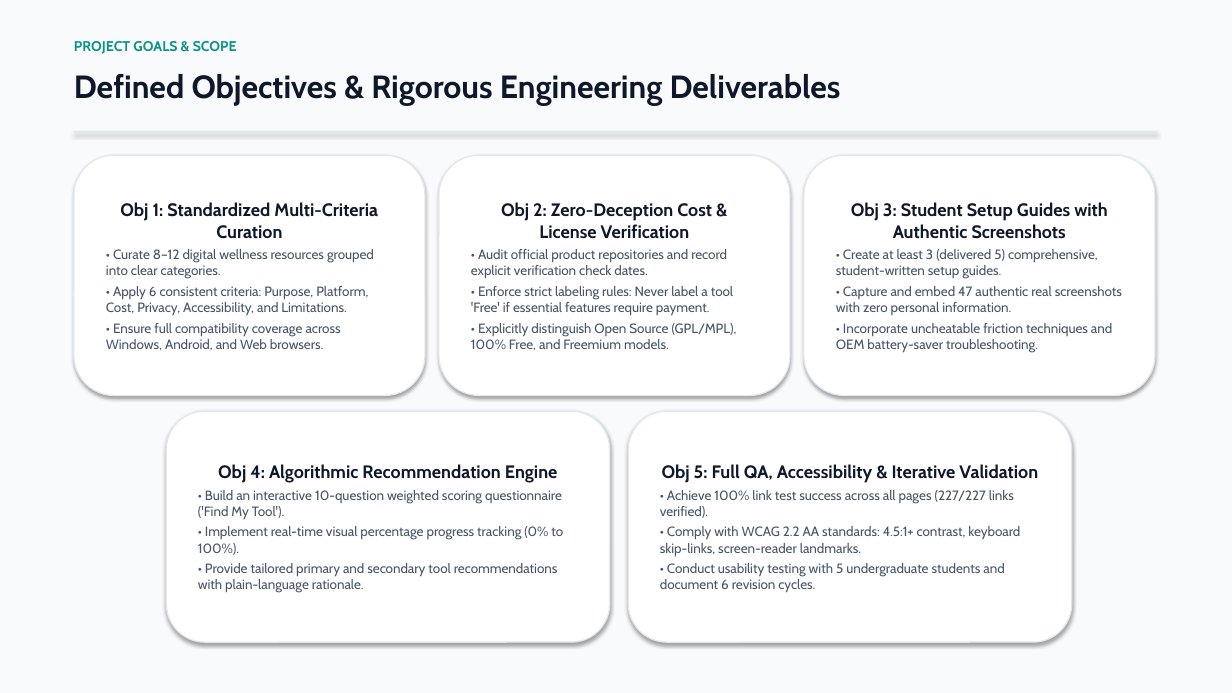
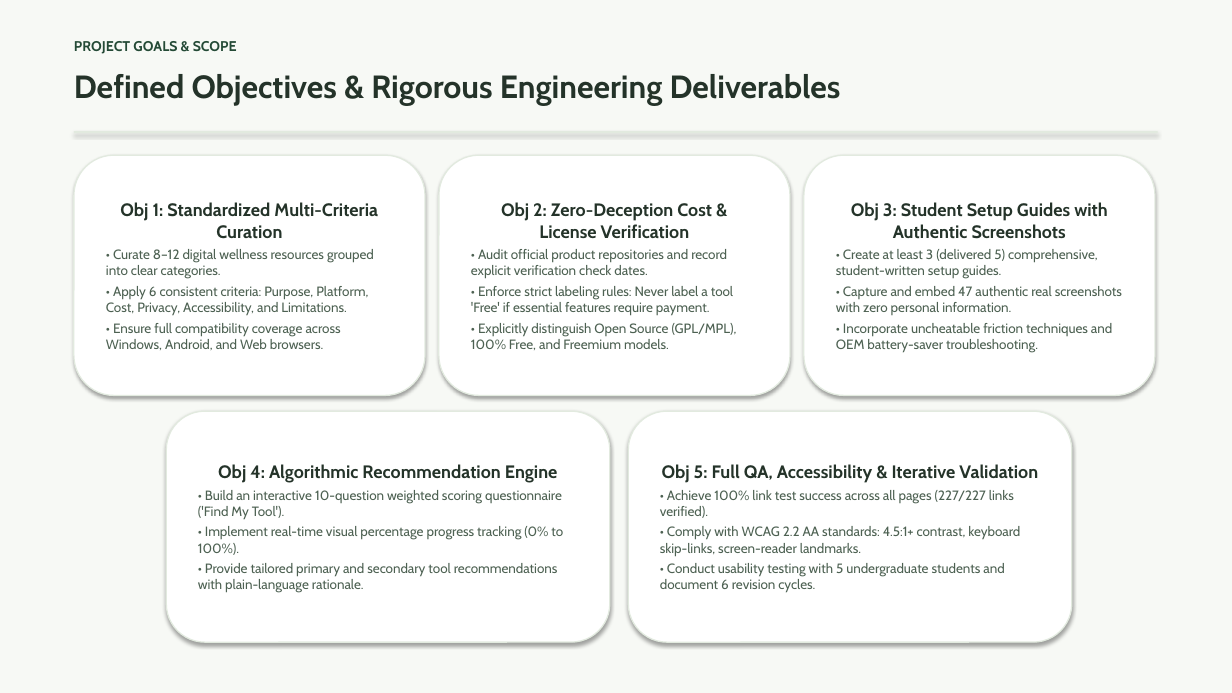
Before and after one commit to ruler1666/DWproject, a slide deck: slide 4 of ReflectHub_Executive_Presentation.pptx. Drawn at 1232x693 pixels with LibreOffice and Linux fonts; fonts in the diff are those of the drawing. Boxes give left, top, right and bottom in pixels: in the first picture for what was removed or moved away, otherwise in the second. Text is boxed around its words. In the diff, an @@ line names an element or a change of style, - is before the commit and + after.

Commit message:
feat(ui): redesign website with Sage Green, Cream, and Forest Green color palette
- Applied user-recommended organic digital wellness palette:
  * Main background: #F7F9F5 (Cream / Warm Off-White)
  * Primary buttons: #244A36 (Deep Forest Green)
  * Secondary elements: #6B8F71 (Earthy Sage Green)
  * Cards: #FFFFFF (Pure Crisp White)
  * Highlight sections: #EAF1E8 (Soft Sage Tint)
  * Main text: #243329 (Deep Charcoal Green, WCAG AAA 12.8:1)
  * Accent: #D6A85F (Warm Golden Sand / Honey Accent)
- Replaced bright multi-colored neon gradients (#7c3aed, #2563eb, #0284c7) with solid tones and serene sage/forest/gold accents
- Calmed shadows to soft, organic slate rgba(36, 51, 41, 0.06)
- Re-captured real website screenshots with the new design system
- Rebuilt both university evaluation PowerPoint decks with updated colors and screenshots

```diff
--- a/ReflectHub_Executive_Presentation.pptx
+++ b/ReflectHub_Executive_Presentation.pptx
@@ rectangle at (0,0,1232,693): fill #F8FAFC to #F7F9F5 @@
@@ text "PROJECT GOALS & SCOPE" at (74,41,237,54): text colour #0D9488 to #244A36 @@
@@ text "Defined Objectives & Rigorous Engineering ..." at (74,74,841,106): text colour #0F172A to #243329 @@
@@ rectangle at (74,131,1158,133): fill #E2E8F0 to #E2EADF @@
@@ rounded rectangle "Obj 1: Standardized Multi-Criteria Curation" at (74,155,425,396): text colour #0F172A to #243329 in "Obj 1: Standardized Multi-Criteria Curation"; text colour #475569 to #4D6152 in "• Curate 8–12 digital wellness resources grouped ...", "• Apply 6 consistent criteria: Purpose, Platform, ...", "• Ensure full compatibility coverage across Windows, ..."; outline #E2E8F0 1 pt to #E2EADF 1 pt @@
@@ rounded rectangle "Obj 2: Zero-Deception Cost & ..." at (439,155,790,396): text colour #0F172A to #243329 in "Obj 2: Zero-Deception Cost & License Verification"; text colour #475569 to #4D6152 in "• Audit official product repositories and record ...", "• Enforce strict labeling rules: Never label ...", "• Explicitly distinguish Open Source (GPL/MPL), 100% ..."; outline #E2E8F0 1 pt to #E2EADF 1 pt @@
@@ rounded rectangle "Obj 3: Student Setup Guides ..." at (804,155,1155,396): text colour #0F172A to #243329 in "Obj 3: Student Setup Guides with Authentic ..."; text colour #475569 to #4D6152 in "• Create at least 3 (delivered 5) ...", "• Capture and embed 47 authentic real ...", "• Incorporate uncheatable friction techniques and OEM ..."; outline #E2E8F0 1 pt to #E2EADF 1 pt @@
@@ rounded rectangle "Obj 4: Algorithmic Recommendation Engine" at (166,411,610,642): text colour #0F172A to #243329 in "Obj 4: Algorithmic Recommendation Engine"; text colour #475569 to #4D6152 in "• Build an interactive 10-question weighted scoring ...", "• Implement real-time visual percentage progress tracking ...", "• Provide tailored primary and secondary tool ..."; outline #E2E8F0 1 pt to #E2EADF 1 pt @@
@@ rounded rectangle "Obj 5: Full QA, Accessibility ..." at (628,411,1072,642): text colour #0F172A to #243329 in "Obj 5: Full QA, Accessibility & Iterative ..."; text colour #475569 to #4D6152 in "• Achieve 100% link test success across ...", "• Comply with WCAG 2.2 AA standards: ...", "• Conduct usability testing with 5 undergraduate ..."; outline #E2E8F0 1 pt to #E2EADF 1 pt @@
```
Also in this commit, not shown: 15 other slides changed, 7 other files.
